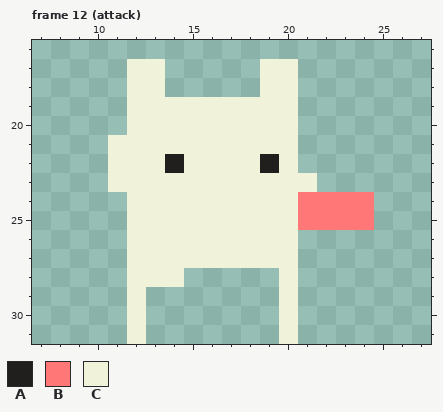
Pixel-art file: res/img/man.aseprite. This is how it looked before the edit.
32x32 pixels, 14 frames. Shown: frame 12 (attack): x 7..27, y 16..31. The commit also changed other frames, which this record leaves out.
Palette (. is transparent): A #211f1d  B #ff7777  C #f1f2da
Pixels before, frame 12 (attack), first column x 11:
17 .CC.....CC....
18 .CC.....CC....
19 .CCCCCCCCC....
20 .CCCCCCCCC....
21 CCCCCCCCCC....
22 CCCACCCCAC....
23 CCCCCCCCCCC...
24 .CCCCCCCCCBBBB
25 .CCCCCCCCCBBBB
26 .CCCCCCCCC....
27 .CCCCCCCCC....
28 .CCC.....C....
29 .C.......C....
30 .C.......C....
31 .C.......C....
Once edited:
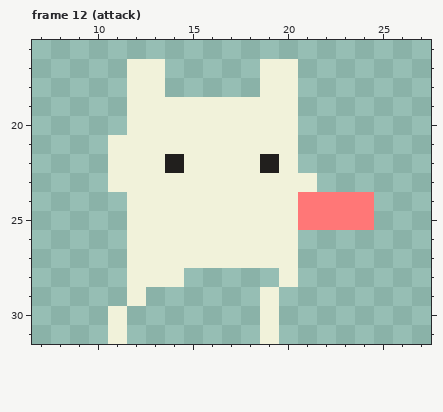
From old to new:
Frame 12 (attack), layer "Layer 2":
The edit adds colour C in row 29 at x 19; in rows 30 to 31 at x 11 and 19.
The edit erases colour C in row 29 at x 20; in rows 30 to 31 at x 12 and 20.
